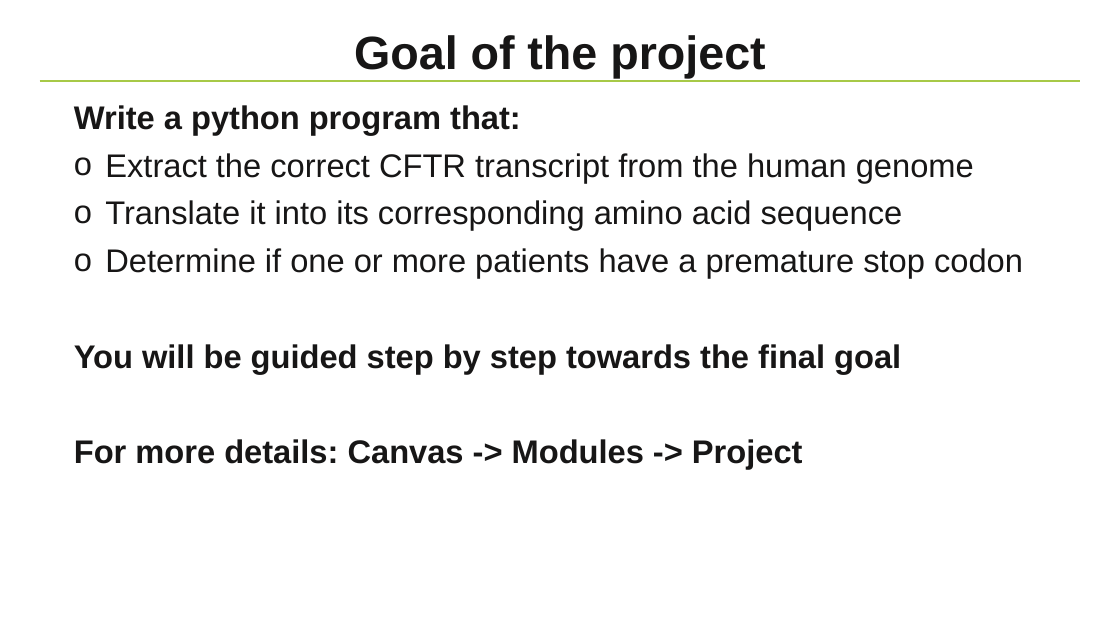
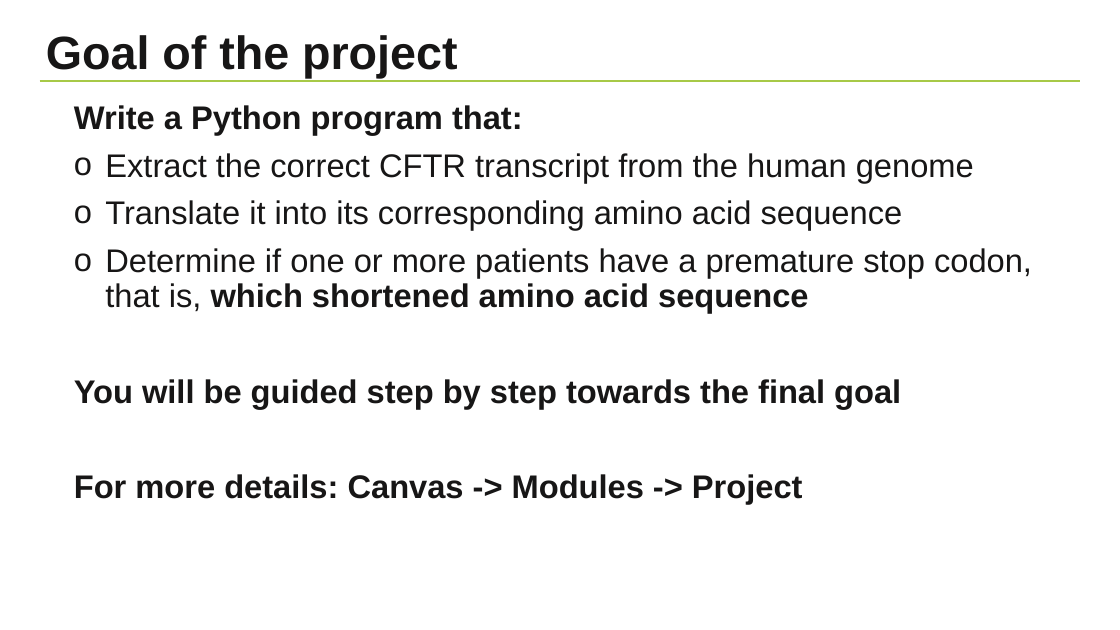
Before and after one commit to NBISweden/workshop-python, a slide deck: slide 6 of lectures/Project.pptx. Drawn at 1120x630 pixels with LibreOffice and Linux fonts; fonts in the diff are those of the drawing; background and template pictures are left out. Boxes give left, top, right and bottom in pixels: in the first picture for what was removed or moved away, otherwise in the second. Text is boxed around its words. In the diff, an @@ line names an element or a change of style, - is before the commit and + after.

Commit message:
update project slides

```diff
--- a/lectures/Project.pptx
+++ b/lectures/Project.pptx
@@ title "Goal of the project" at (x1=46, y1=35, x2=457, y2=78): alignment centre to left @@
@@ text at (x1=74, y1=105, x2=523, y2=135): text changed @@
-Write a python program that:
+Write a Python program that:
@@ text at (x1=105, y1=248, x2=1032, y2=313): text changed @@
-o Determine if one or more patients have a premature stop codon
+o Determine if one or more patients have a premature stop codon, that is, which shortened amino acid sequence
```
Also in this commit, not shown: 11 other slides changed, 2 slides added, 1 other file.
